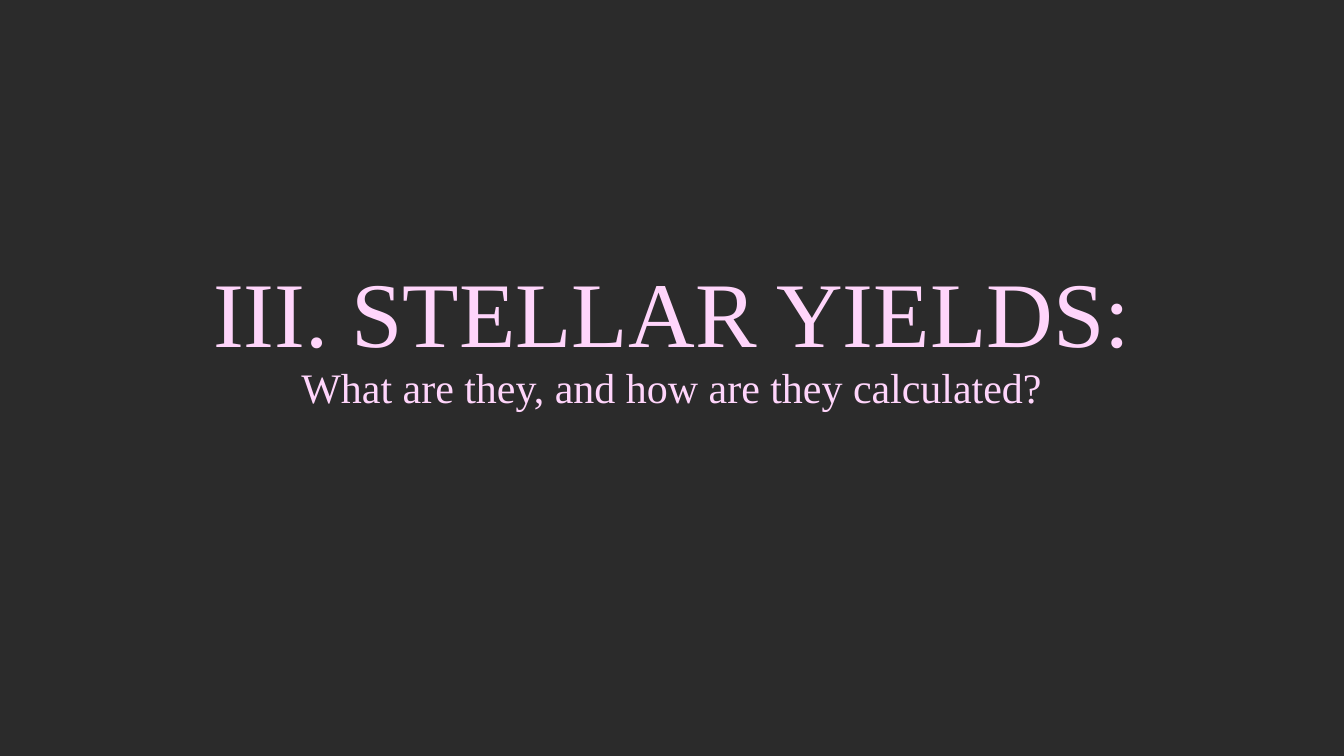
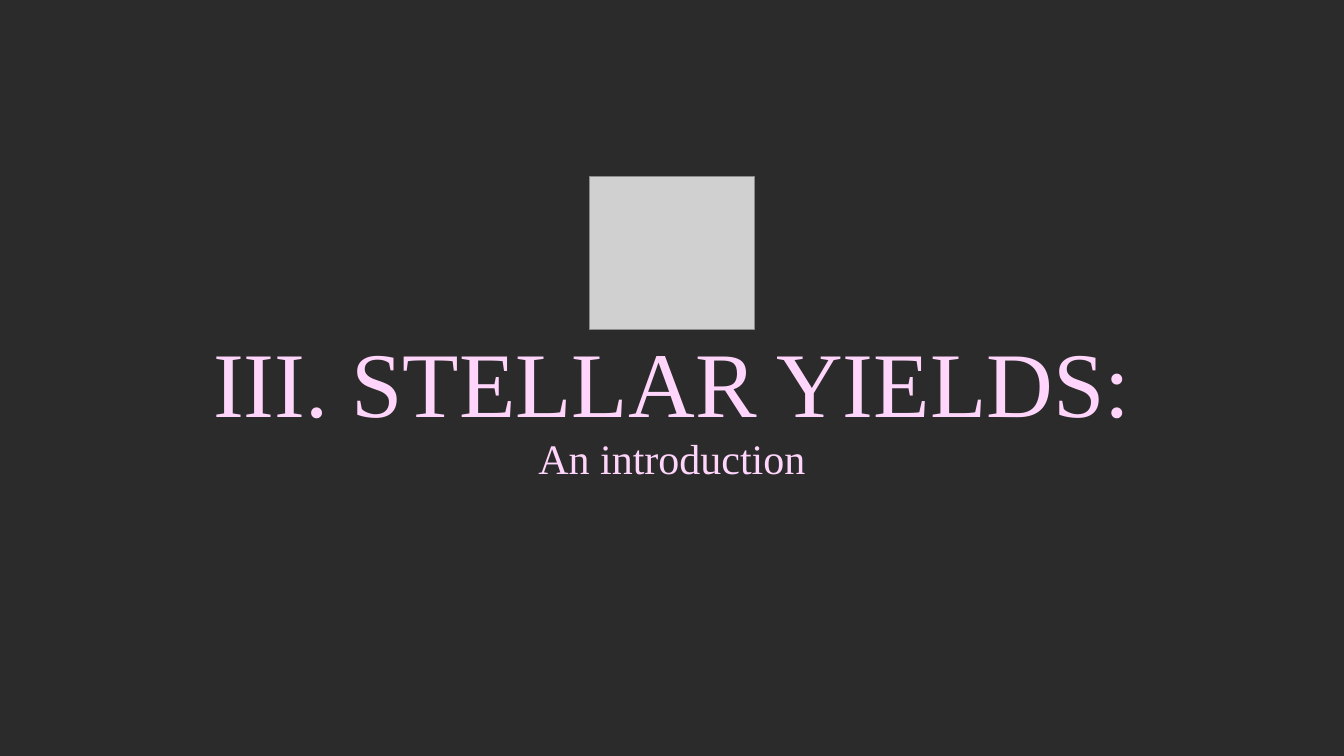
Before and after one commit to giulia-cinquegrana/bridgce2026-stellar-nucleosynthesis, a slide deck: slide 13 of Lectures/all_slides.pptx (slide 12 before the commit). Drawn at 1344x756 pixels with LibreOffice and Linux fonts; fonts in the diff are those of the drawing; grey boxes stand for pictures; background and template pictures are left out; a plain dark background stands for a picture behind light text. Boxes give left, top, right and bottom in pixels: in the first picture for what was removed or moved away, otherwise in the second. Text is boxed around its words. In the diff, an @@ line names an element or a change of style, - is before the commit and + after.

```diff
--- a/Lectures/all_slides.pptx
+++ b/Lectures/all_slides.pptx
@@ picture added at <box>590,176,754,330</box> @@
@@ text "III. STELLAR YIELDS:": place and size @@
-text "III. STELLAR YIELDS:" at <box>213,286,1130,412</box>
+text "III. STELLAR YIELDS:" at <box>213,356,1130,475</box>
@@ text at <box>538,445,805,475</box>: text changed @@
-What are they, and how are they calculated?
+An introduction
```
Also in this commit, not shown: 11 other slides changed, 1 slide added, 2 other files.
